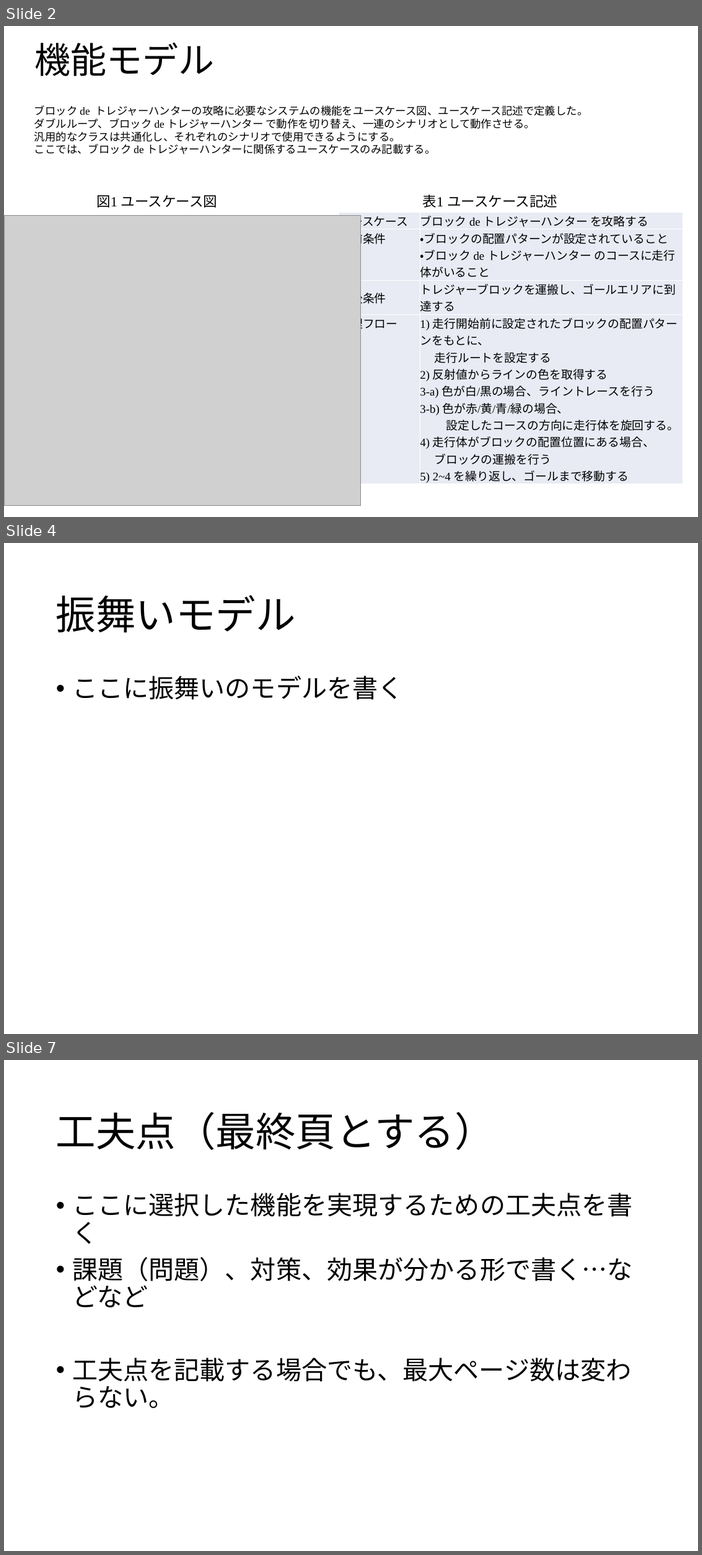
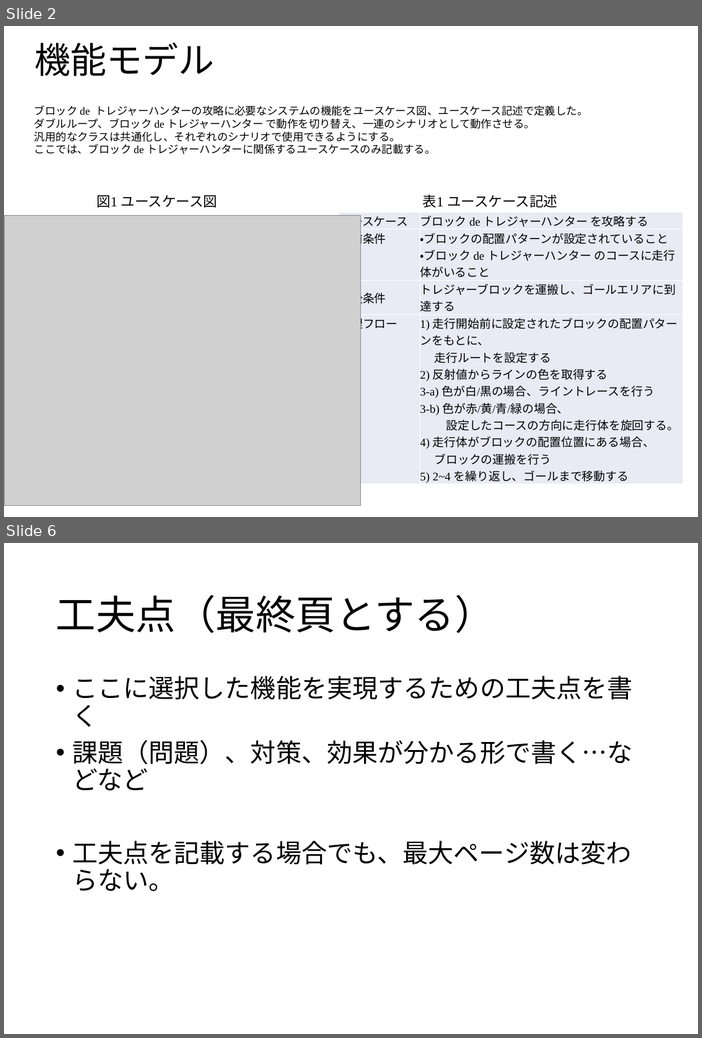
Before and after one commit to SSS-etrobo-2023/master, a slide deck: document/PRI_040_RWKYI.pptx. Shown one above the other, each under a label of ours: slides 2, 4 and 7 before the commit, slides 2 and 6 after it; the slides between them are not shown. The pictures are 702x1555 and 702x1038 pixels, drawn with LibreOffice and Linux fonts; fonts in the diff are those of the drawing; grey boxes stand for pictures. Boxes give left, top, right and bottom in pixels: in the first picture for what was removed or moved away, otherwise in the second. Text is boxed around its words. In the diff, an @@ line names an element or a change of style, - is before the commit and + after.

Commit message:
モデル図 マージ

```diff
--- a/document/PRI_040_RWKYI.pptx
+++ b/document/PRI_040_RWKYI.pptx
@@ slide 4 removed at (x1=4, y1=543, x2=698, y2=1034), background #FFFFFF @@
@@ title removed at (x1=56, y1=595, x2=296, y2=633) @@
-振舞いモデル
@@ text removed at (x1=72, y1=676, x2=404, y2=700) @@
-• ここに振舞いのモデルを書く
@@ what was slide 7 is now slide 6 @@
```
Also in this commit, not shown: 4 slides changed.
